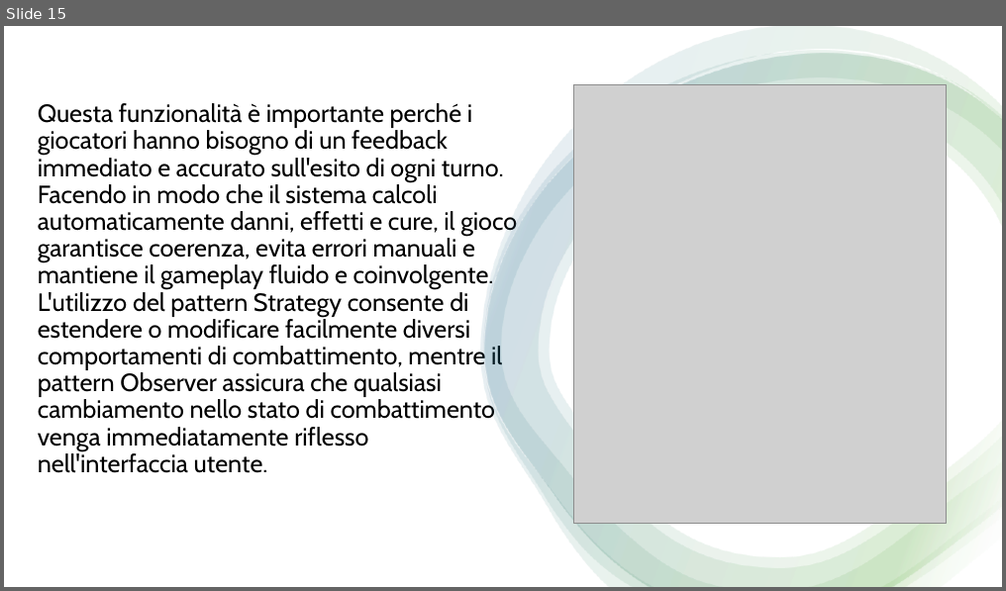
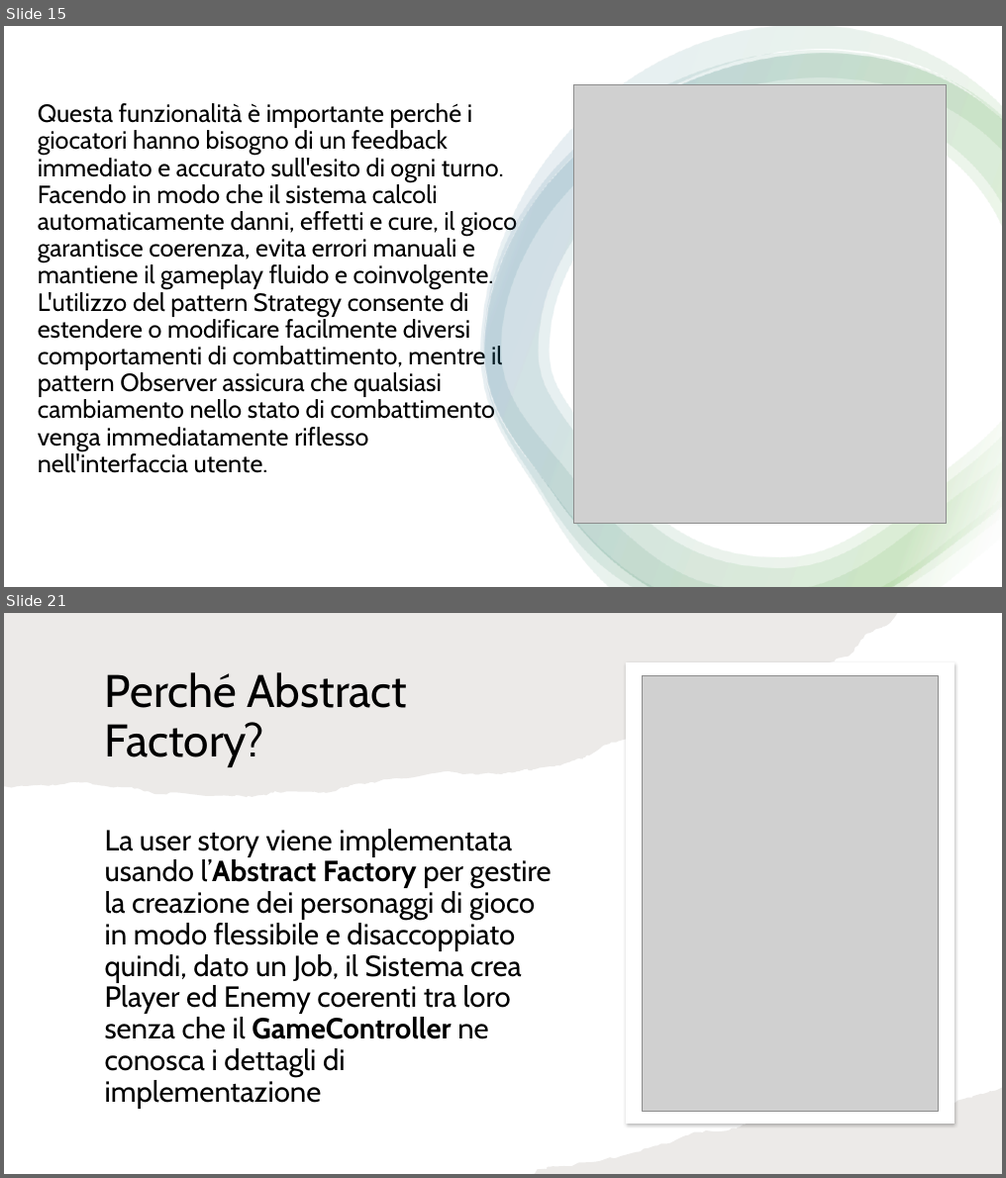
Before and after one commit to samMM-cs/iss-team2, a slide deck: Revisione1 .pptx. Shown one above the other, each under a label of ours: slide 15 before the commit, slides 15 and 21 after it; the slides between them are not shown. The pictures are 1006x591 and 1006x1178 pixels, drawn with LibreOffice and Linux fonts; fonts in the diff are those of the drawing; grey boxes stand for pictures. Boxes give left, top, right and bottom in pixels: in the first picture for what was removed or moved away, otherwise in the second. Text is boxed around its words. In the diff, an @@ line names an element or a change of style, - is before the commit and + after.

```diff
--- a/Revisione1 .pptx
+++ b/Revisione1 .pptx
@@ slide 21 added at [4,613,1002,1174], background #FFFFFF @@
@@ freeform shape added at [4,613,898,797], fill #82766A at 15% opacity @@
@@ freeform shape added at [626,663,954,1124], fill #FFFFFF @@
@@ title added at [105,672,407,767], 44 pt, text #000000 @@
+Perché Abstract Factory?
@@ picture added at [643,676,939,1111] @@
@@ text added at [105,829,551,1109], 28 pt, text #000000 @@
+La user story viene implementata usando l’Abstract Factory per gestire la creazione dei personaggi di gioco in modo flessibile e disaccoppiato quindi, dato un Job, il Sistema crea Player ed Enemy coerenti tra loro senza che il GameController ne conosca i dettagli di implementazione
@@ freeform shape added at [533,1087,1002,1174], fill #82766A at 15% opacity @@
```
Also in this commit, not shown: 1 slide changed, 5 other slides added.
